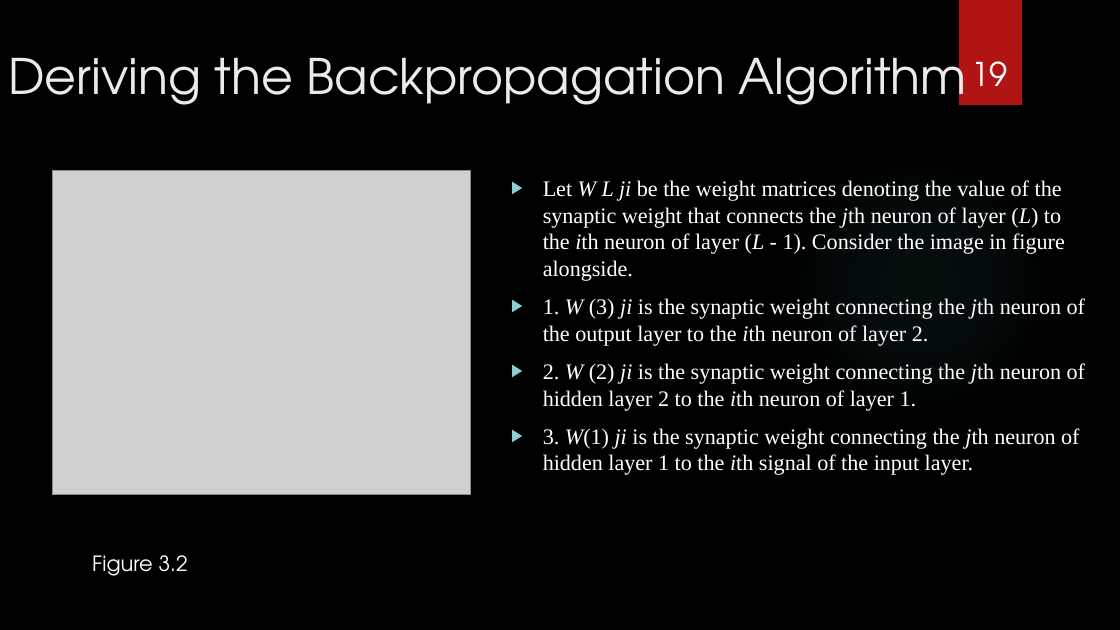
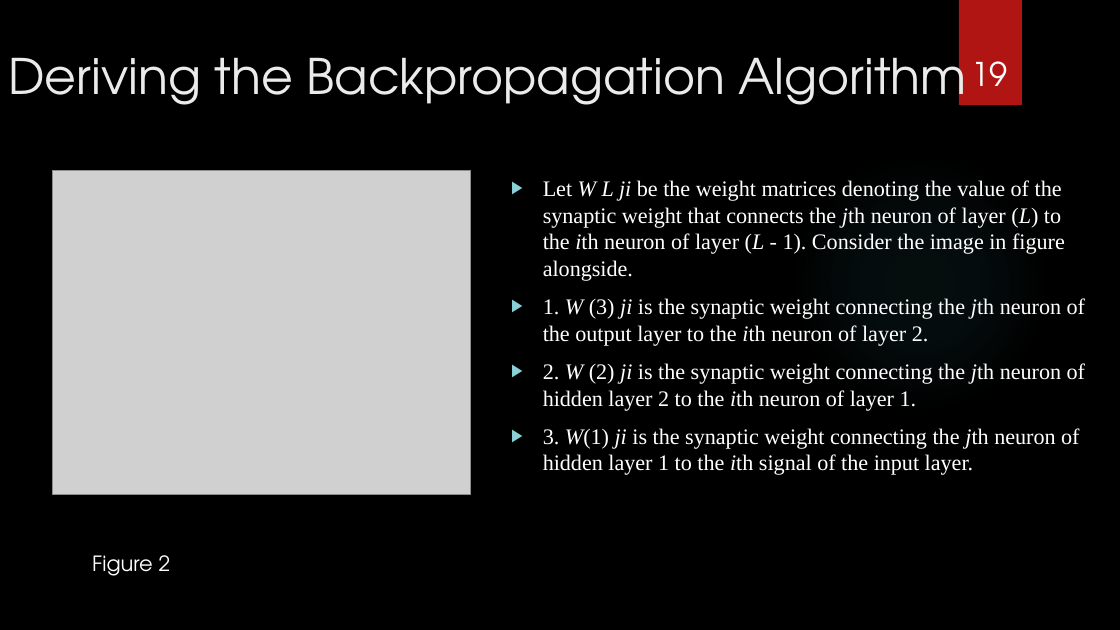
Before and after one commit to cycks/PgdThesis, a slide deck: slide 19 of mydocuments/Examining The Effect of Padding on Facial Recognition.pptx. Drawn at 1120x630 pixels with LibreOffice and Linux fonts; fonts in the diff are those of the drawing; grey boxes stand for pictures; background and template pictures are left out. Boxes give left, top, right and bottom in pixels: in the first picture for what was removed or moved away, otherwise in the second. Text is boxed around its words. In the diff, an @@ line names an element or a change of style, - is before the commit and + after.

```diff
--- a/mydocuments/Examining The Effect of Padding on Facial Recognition.pptx
+++ b/mydocuments/Examining The Effect of Padding on Facial Recognition.pptx
@@ text at [92, 555, 171, 576]: text changed @@
-Figure 3.2
+Figure 2
```
Also in this commit, not shown: 14 other slides changed, 1 slide added, 2 slides removed, 4 other files.
